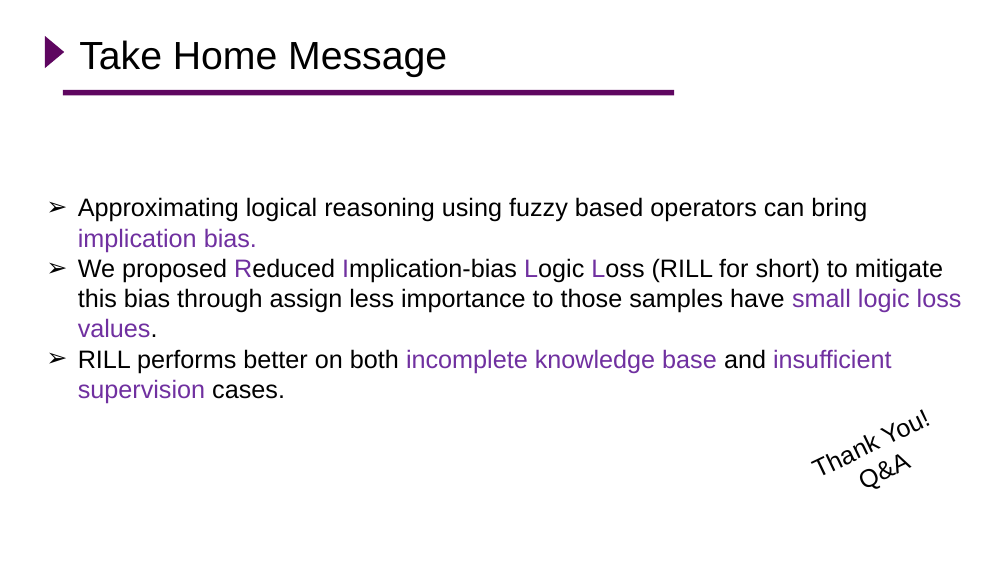
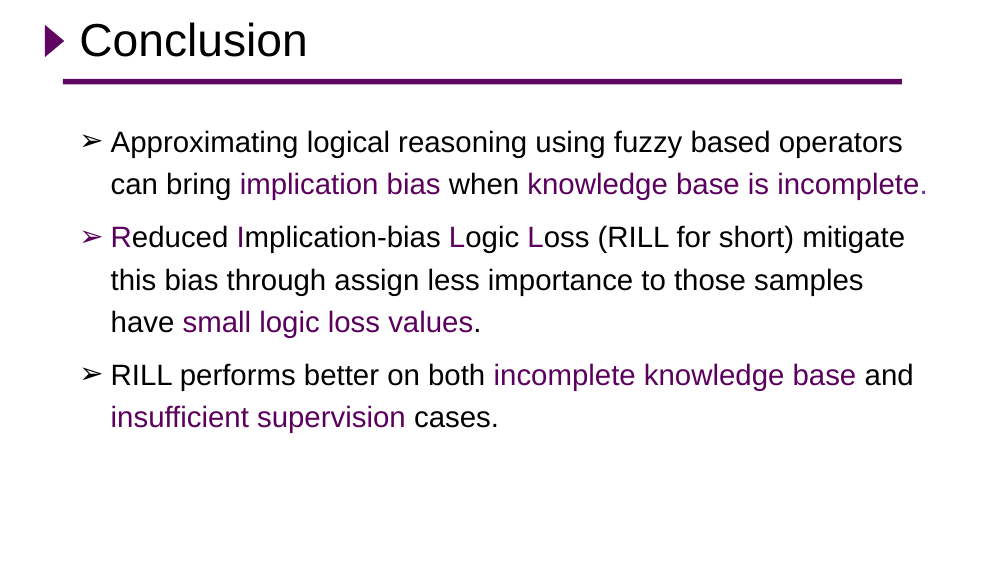
Before and after one commit to Hao-Yuan-He/Hao-Yuan-He.github.io, a slide deck: slide 15 of assets/pdf/rill_oral.pptx (slide 22 before the commit). Drawn at 1008x567 pixels with LibreOffice and Linux fonts; fonts in the diff are those of the drawing; background and template pictures are left out. Boxes give left, top, right and bottom in pixels: in the first picture for what was removed or moved away, otherwise in the second. Text is boxed around its words. In the diff, an @@ line names an element or a change of style, - is before the commit and + after.

Commit message:
[update slides  of RILL]

```diff
--- a/assets/pdf/rill_oral.pptx
+++ b/assets/pdf/rill_oral.pptx
@@ triangle: place and size @@
-triangle at (45,36,64,68)
+triangle at (45,25,64,57)
@@ title added at (79,22,307,57), 33 pt, text #000000 @@
+Conclusion
@@ title removed at (79,40,447,77) @@
-Take Home Message
@@ line moved from (62, 93) - (674, 93) to (62, 82) - (902, 82) @@
@@ text "Approximating logical reasoning using fuzzy ...": place and size @@
-text "Approximating logical reasoning using fuzzy ..." at (78,197,962,373)
+text "Approximating logical reasoning using fuzzy ..." at (111,130,927,433)
@@ text at (111,130,927,338): text changed; size 18 to 21 pt @@
-➢ Approximating logical reasoning using fuzzy based operators can bring implication bias.
-➢ We proposed Reduced Implication-bias Logic Loss (RILL for short) to mitigate this bias through assign less importance to those samples have small logic loss values.
+➢ Approximating logical reasoning using fuzzy based operators can bring implication bias when knowledge base is incomplete.
+➢ Reduced Implication-bias Logic Loss (RILL for short) mitigate this bias through assign less importance to those samples have small logic loss values.
@@ text at (111,363,914,433): size 18 to 21 pt in "RILL performs better on both incomplete knowledge ..."; text colour #7030A0 to #5B005D in "incomplete knowledge base insufficient supervision"; line spacing 1 to 1.2; more space between paragraphs @@
@@ text removed at (864,462,897,489) @@
-Thank You! Q&A
```
Also in this commit, not shown: 13 other slides changed, 2 slides added, 8 slides removed.
